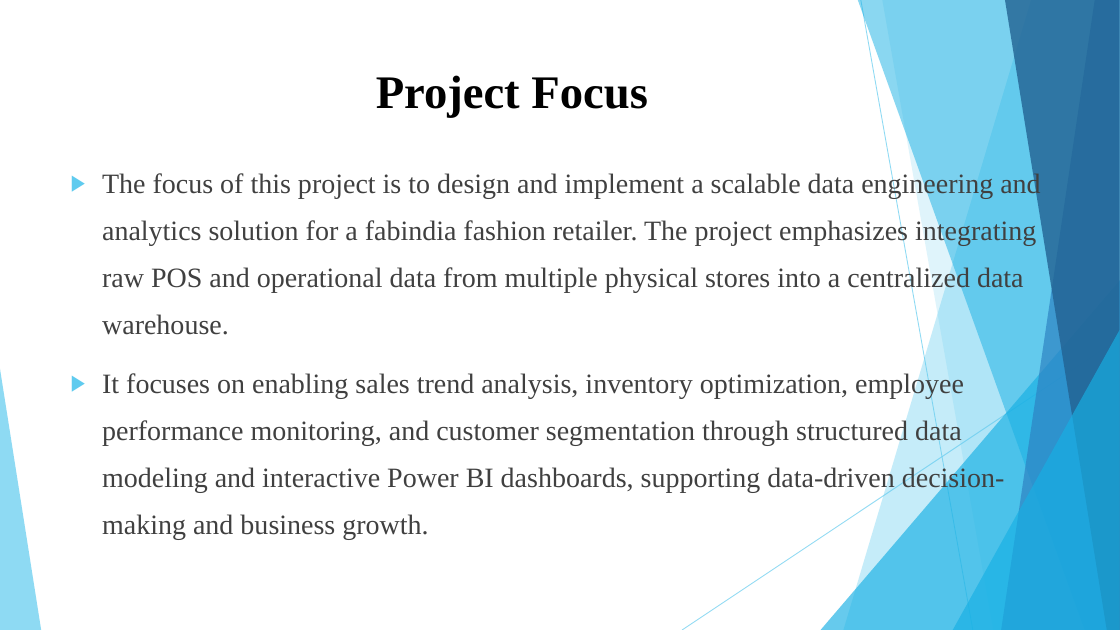
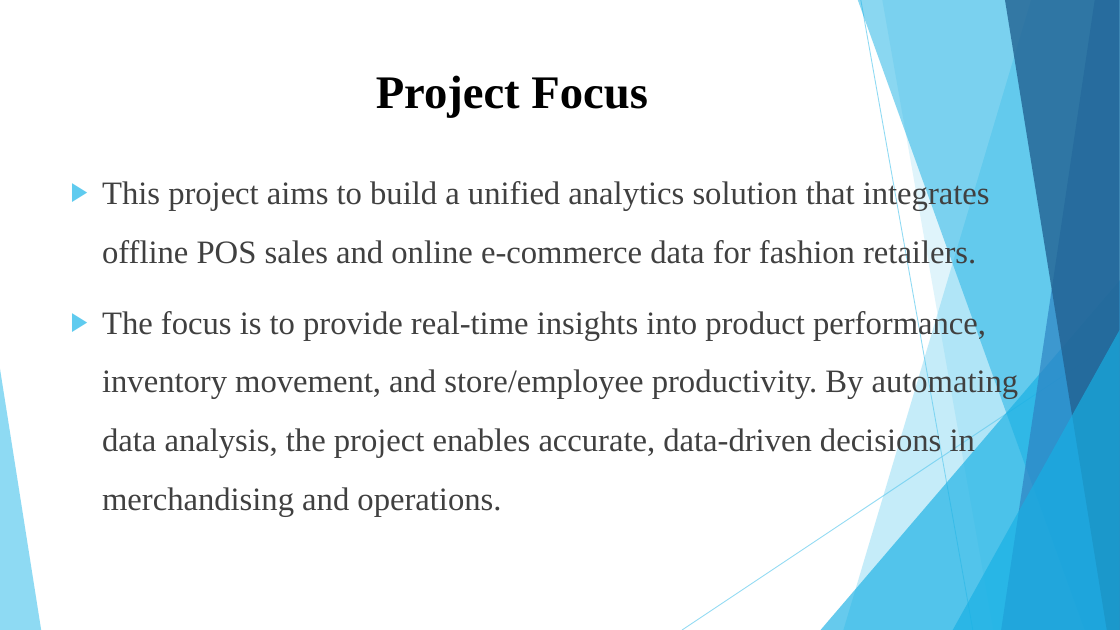
Before and after one commit to HemalaR/Smart-Analytics-For-Fashion-Sales, a slide deck: slide 4 of Smart Retail Analytics for Fashion Sales (1).pptx. Drawn at 1120x630 pixels with LibreOffice and Linux fonts; fonts in the diff are those of the drawing. Boxes give left, top, right and bottom in pixels: in the first picture for what was removed or moved away, otherwise in the second. Text is boxed around its words. In the diff, an @@ line names an element or a change of style, - is before the commit and + after.

```diff
--- a/Smart Retail Analytics for Fashion Sales (1).pptx
+++ b/Smart Retail Analytics for Fashion Sales (1).pptx
@@ text at [102, 179, 1019, 516]: text changed; size 24 to 28 pt @@
-▶ The focus of this project is to design and implement a scalable data engineering and analytics solution for a fabindia fashion retailer. The project emphasizes integrating raw POS and operational data from multiple physical stores into a centralized data warehouse.
-▶ It focuses on enabling sales trend analysis, inventory optimization, employee performance monitoring, and customer segmentation through structured data modeling and interactive Power BI dashboards, supporting data-driven decision-making and business growth.
+▶ This project aims to build a unified analytics solution that integrates offline POS sales and online e-commerce data for fashion retailers.
+▶ The focus is to provide real-time insights into product performance, inventory movement, and store/employee productivity. By automating data analysis, the project enables accurate, data-driven decisions in merchandising and operations.
```
Also in this commit, not shown: 6 other slides changed, 20 slides added, 3 slides removed, 21 other files.
